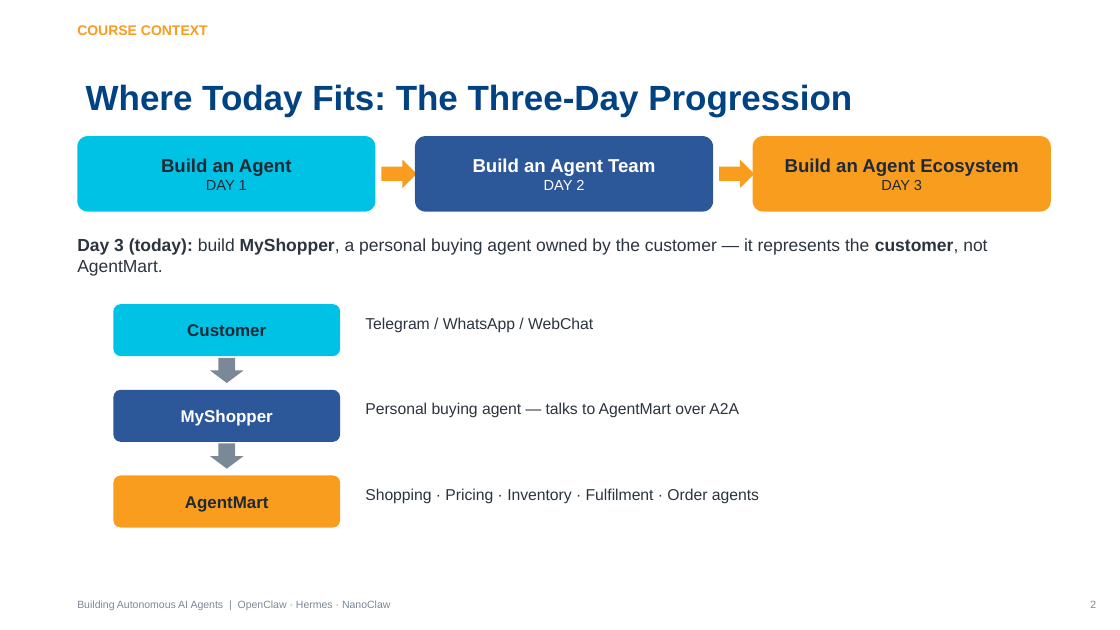
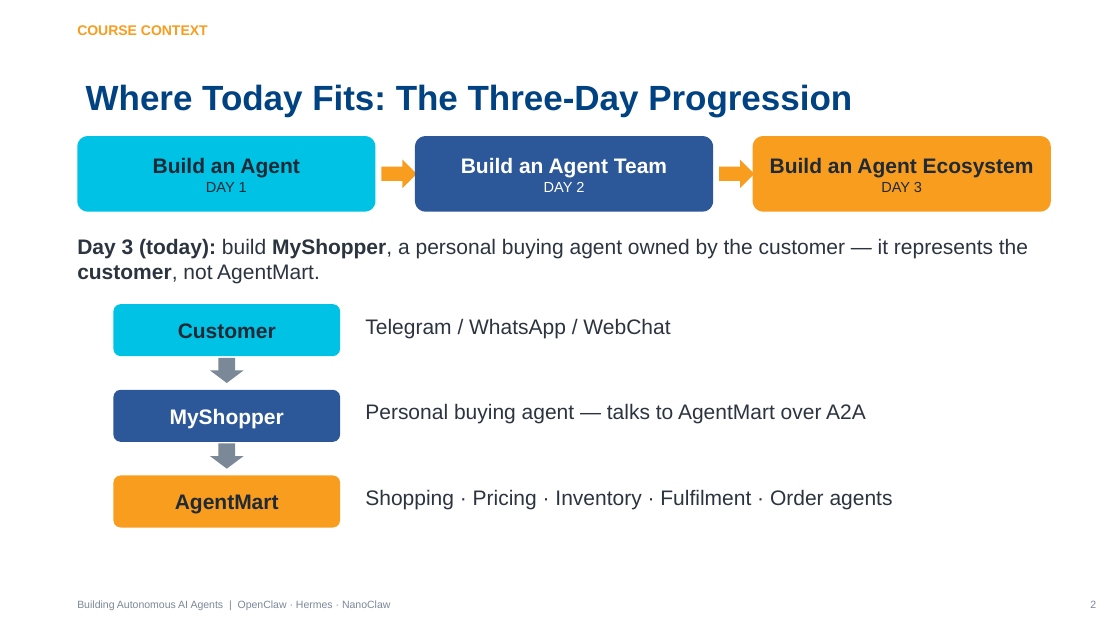
Before and after one commit to kenken64/Building-Autonomous-AI-Agent, a slide deck: slide 2 of slides/Building-Autonomous-AI-Agents-Lecture.pptx. Drawn at 1120x630 pixels with LibreOffice and Linux fonts; fonts in the diff are those of the drawing; background and template pictures are left out. Boxes give left, top, right and bottom in pixels: in the first picture for what was removed or moved away, otherwise in the second. Text is boxed around its words. In the diff, an @@ line names an element or a change of style, - is before the commit and + after.

```diff
--- a/slides/Building-Autonomous-AI-Agents-Lecture.pptx
+++ b/slides/Building-Autonomous-AI-Agents-Lecture.pptx
@@ text in rounded rectangle at bbox=[153, 158, 299, 177]: size 16 to 18 pt in "Build an Agent" @@
@@ text in rounded rectangle at bbox=[461, 157, 667, 177]: size 16 to 18 pt in "Build an Agent Team" @@
@@ text in rounded rectangle at bbox=[770, 157, 1034, 177]: size 16 to 18 pt in "Build an Agent Ecosystem" @@
@@ text "Day 3 (today): build MyShopper, ..." at bbox=[77, 238, 1028, 284]: size 15 to 18 pt @@
@@ size 14.5 to 18 pt in 3 elements at bbox=[113, 304, 340, 356], bbox=[113, 390, 340, 442], bbox=[113, 476, 340, 528] @@
@@ size 13.5 to 18 pt in 3 elements at bbox=[365, 318, 670, 338], bbox=[365, 403, 866, 424], bbox=[365, 489, 893, 510] @@
```
Also in this commit, not shown: 49 other slides changed, 4 other files.
